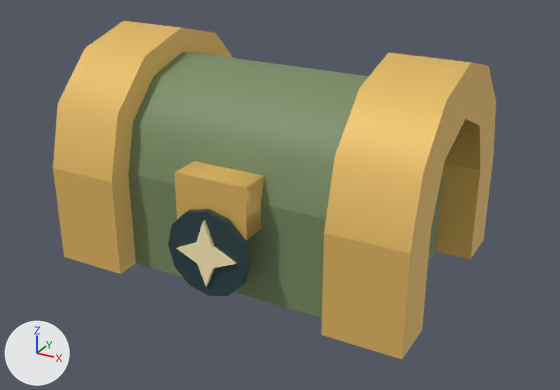
Two versions of the glTF model assets/crates/models/new.glb, one commit apart.
The view is the same before and after, from a camera (50 mm lens) standing at (1.83, -3.3, 1.97) and looking at (0.06, -0.1, 0.37). The axes (+X, +Y, +Z) are drawn at lower left. The lights are the same throughout. The older version comes first. Where no turn or scale is listed for an object, it has been applied to the vertices.

The first picture shows 'category badge', 'chest', 'emblem', 'lid'.
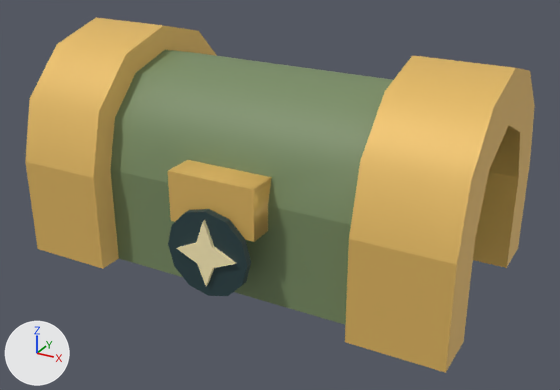
What the commit changed:
Object 'chest' (ob_chest) is rescaled from (1.5, 1.0, 1.0) to (1.8, 1.0, 1.0).

Changed parts and their boxes (x1, y1, x2, y2) in the pictures (560 x 390 px):
'lid', rescaled (15% wider, 7% taller): before (53, 21, 496, 253); after (25, 17, 535, 265)
'chest', rescaled (15% wider): before (53, 156, 493, 359); after (25, 162, 530, 373)
